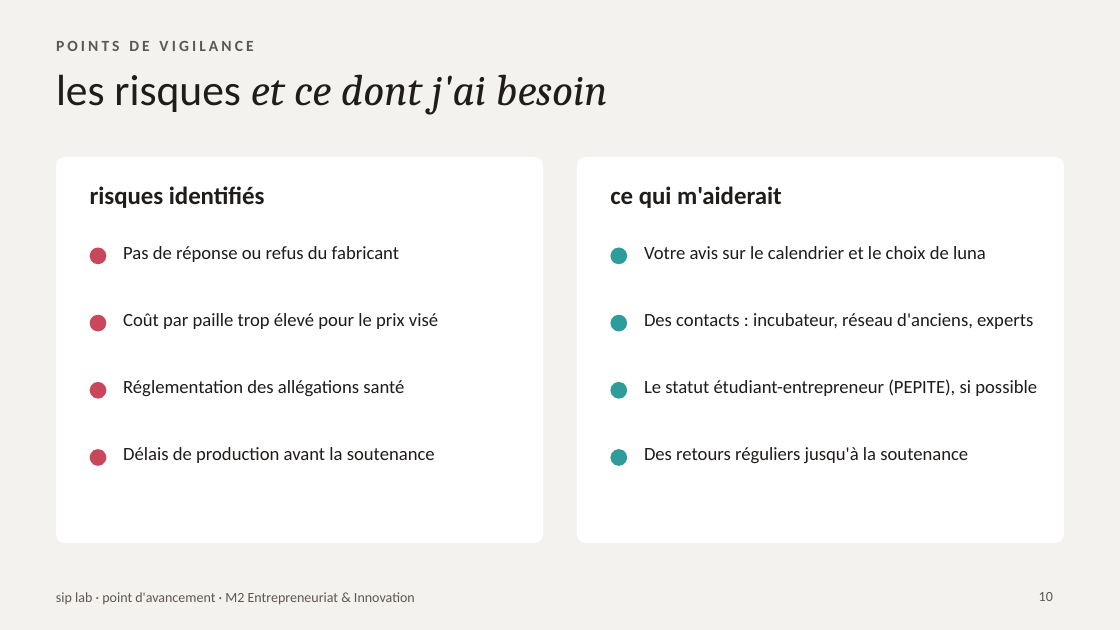
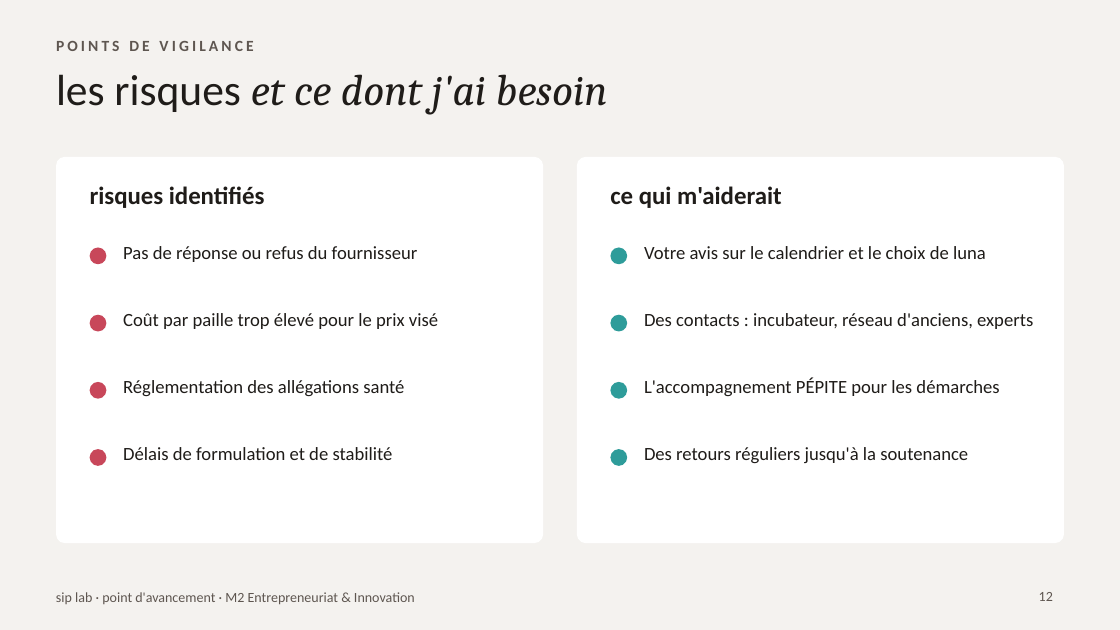
Before and after one commit to nisrine-max/mon-sitee, a slide deck: slide 12 of pitch/siplab-point-avancement-FR.pptx (slide 10 before the commit). Drawn at 1120x630 pixels with LibreOffice and Linux fonts; fonts in the diff are those of the drawing. Boxes give left, top, right and bottom in pixels: in the first picture for what was removed or moved away, otherwise in the second. Text is boxed around its words. In the diff, an @@ line names an element or a change of style, - is before the commit and + after.

```diff
--- a/pitch/siplab-point-avancement-FR.pptx
+++ b/pitch/siplab-point-avancement-FR.pptx
@@ text at (x1=123, y1=246, x2=418, y2=262): text changed @@
-Pas de réponse ou refus du fabricant
+Pas de réponse ou refus du fournisseur
@@ text at (x1=644, y1=378, x2=999, y2=396): text changed @@
-Le statut étudiant-entrepreneur (PEPITE), si possible
+L'accompagnement PÉPITE pour les démarches
@@ text at (x1=123, y1=447, x2=393, y2=460): text changed @@
-Délais de production avant la soutenance
+Délais de formulation et de stabilité
@@ page number at (x1=1039, y1=592, x2=1053, y2=601): text changed @@
-10
+12
```
Also in this commit, not shown: 6 other slides changed, 3 slides added, 1 slide removed.
